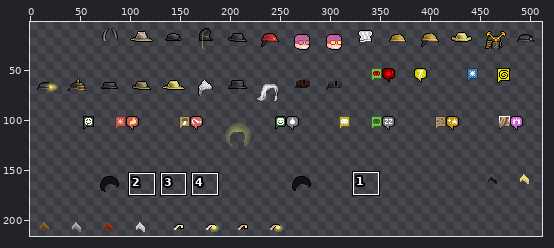
File history of a sprite sheet, gfx/ChibiUltica/ChibiTall.png. Above: a wide view before the commit, with the close-up outlined.
Close-up. Old version:
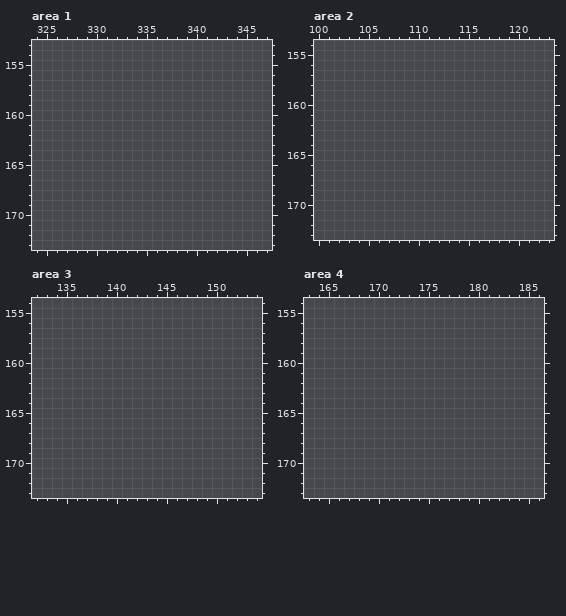
The file is 512x240 pixels. Pixels under 10% opacity are left out. Colours within 5 levels of each other are drawn and written as one. Shown: area 1: x 324..347, y 153..173; area 2: x 100..123, y 154..173; area 3: x 132..154, y 154..173; area 4: x 163..186, y 154..173. The old version is drawn lined up with the new one. The wide view leaves out empty margins. The commit also changed other parts of the picture, which this record leaves out.
After:
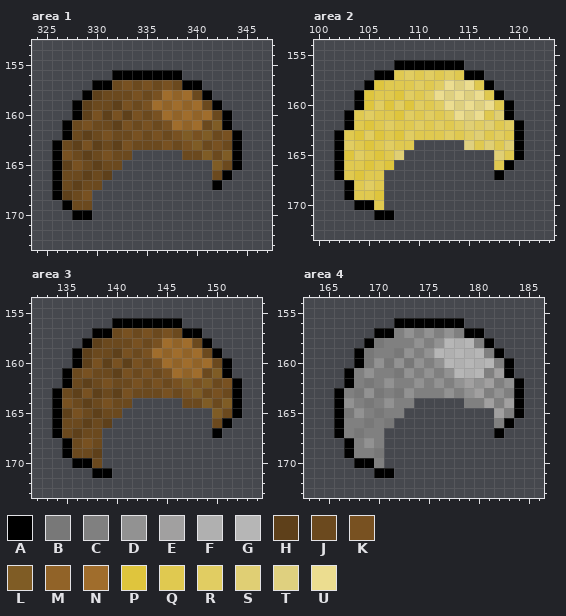
Palette (. is transparent): A #000000  B #787878  C #808080  D #929292  E #a1a0a0  F #b0b0b0  G #b6b6b6  H #5e401a  J #6b491e  K #785121  L #7f5c25  M #916328  N #a06d2c  P #dfc53d  Q #e0c950  R #e1cd62  S #e0cf74  T #dfd07f  U #ecdd90
From old to new:
drawings rearranged on the sheet (the old picture shows each at its new place; 15 dropped ones are not shown)
Changed rows in their new state; - is an unchanged pixel.
Area 1:
first column x 326:
156 ------AAAAAAA------
157 ----AAJKJKJKJAA----
158 ---AHJJJKJKNMNJA---
159 --AHJJHKJKNMNMNJA--
160 --AHKHKHKJKNMNMNJA-
161 -AJKJJHKJKJKNMNJLA-
162 -AJHJKJJKJKJKLKLJKA
163 AJHKHJHKJJJKJKLJKJA
164 AKJHJKJJ-----JJLJLA
165 AHKJHJJ---------LJA
166 AJJHJH----------JA-
167 AJHJJ-----------A--
168 AHJK---------------
169 -AJJ---------------
170 --AA---------------
Area 2:
first column x 102:
156 ------AAAAAAA------
157 ----AAQRQRQRQAA----
158 ---APQQQRQRUTUQA---
159 --APQQPRQRUTUTUQA--
160 --APRPRPRQRUTUTUQA-
161 -AQRQQPRQRQRUTUQSA-
162 -AQPQRQQRQRQRSRSQRA
163 AQPRPQPRQQQRQRSQRQA
164 ARQPQRQQ-----TQSQSA
165 APRQPQS---------SQA
166 AQQPQP----------QA-
167 AQPQQ-----------A--
168 -AQRQ--------------
169 -AQQP--------------
170 --AAQ--------------
171 ----AA-------------
Area 3:
first column x 134:
156 ------AAAAAAA------
157 ----AAJKJKJKJAA----
158 ---AHJJJKJKNMNJA---
159 --AHJJHKJKNMNMNJA--
160 --AHKHKHKJKNMNMNJA-
161 -AJKJJHKJKJKNMNJLA-
162 -AJHJKJJKJKJKLKLJKA
163 AJHKHJHKJJJKJKLJKJA
164 AKJHJKJJ-----JJLJLA
165 AHKJHJJ---------LJA
166 AJJHJH----------JA-
167 AJHJJ-----------A--
168 -AJKJ--------------
169 -AJJH--------------
170 --AAJ--------------
171 ----AA-------------
Area 4:
first column x 166:
156 ------AAAAAAA------
157 ----AACDCDCDCAA----
158 ---ABCCCDCDGFGCA---
159 --ABCCBDCDGFGFGCA--
160 --ABDBDBDCDGFGFGCA-
161 -ACDCCBDCDCDGFGCEA-
162 -ACBCDCCDCDCDEDECDA
163 ACBDBCBDCCCDCDECDCA
164 ADCBCDCC-----CCECEA
165 ABDCBCC---------ECA
166 ACCBCB----------CA-
167 ACBCC-----------A--
168 -ACDC--------------
169 -ACCB--------------
170 --AAC--------------
171 ----AA-------------
Where, in picture pixels (left, top, right, bottom), the same in both close-ups:
added: (52, 70, 242, 220)
added: (334, 60, 524, 220)
added: (52, 318, 242, 478)
added: (334, 318, 524, 478)
